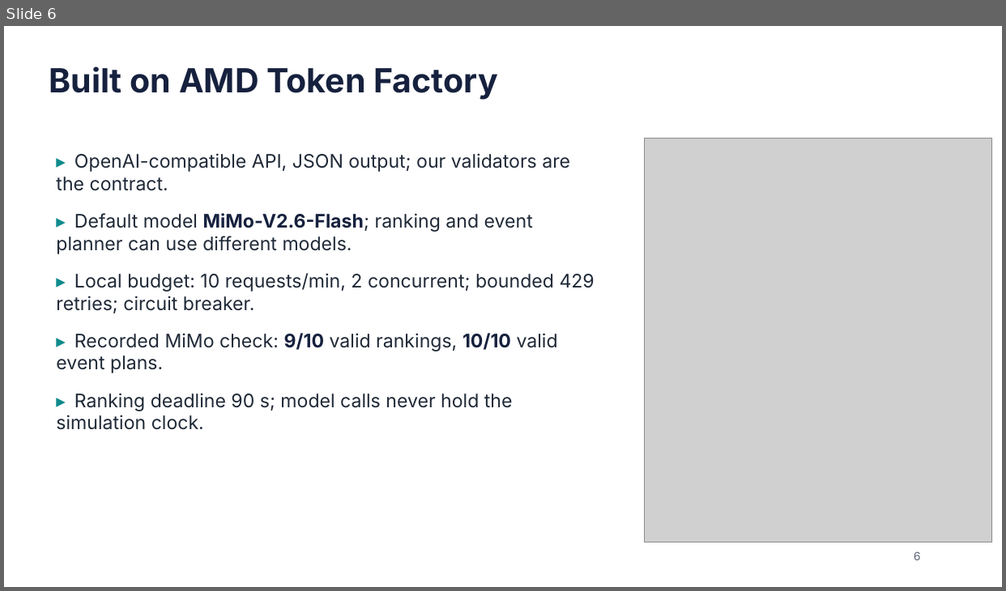
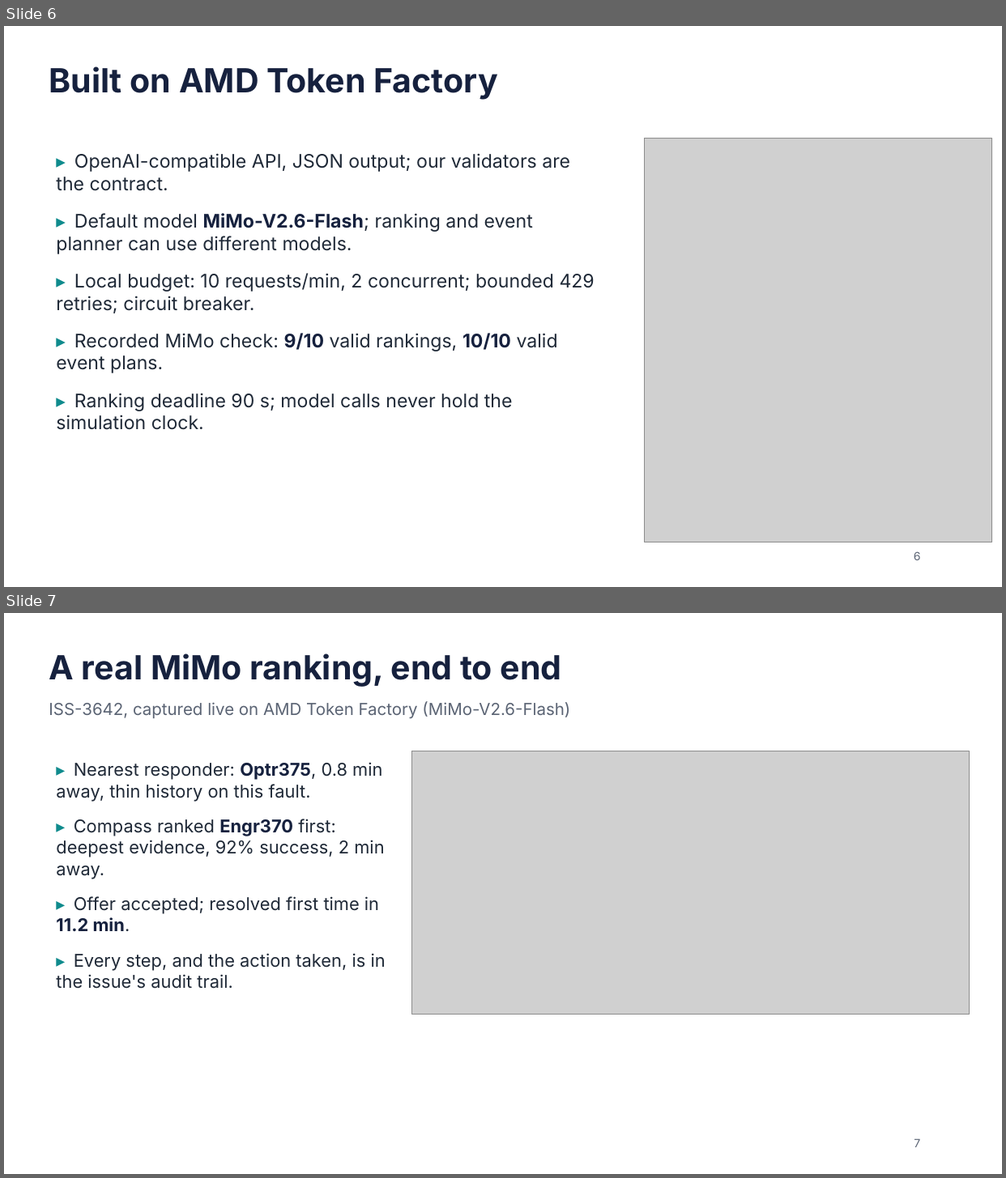
Before and after one commit to e8aura-makodev58/amd-compass, a slide deck: docs/submission/ResponseCompass-deck.pptx. Shown one above the other, each under a label of ours: slide 6 before the commit, slides 6 and 7 after it. The pictures are 1006x591 and 1006x1178 pixels, drawn with LibreOffice and Linux fonts; fonts in the diff are those of the drawing; grey boxes stand for pictures. Boxes give left, top, right and bottom in pixels: in the first picture for what was removed or moved away, otherwise in the second. Text is boxed around its words. In the diff, an @@ line names an element or a change of style, - is before the commit and + after.

```diff
--- a/docs/submission/ResponseCompass-deck.pptx
+++ b/docs/submission/ResponseCompass-deck.pptx
@@ slide 7 added at (x1=4, y1=613, x2=1002, y2=1174), background #FFFFFF @@
@@ text added at (x1=49, y1=653, x2=562, y2=687), 32 pt, text #16213E, bold @@
+A real MiMo ranking, end to end
@@ text added at (x1=49, y1=701, x2=570, y2=719), 16 pt, text #5B6474 @@
+ISS-3642, captured live on AMD Token Factory (MiMo-V2.6-Flash)
@@ picture added at (x1=412, y1=752, x2=970, y2=1015) @@
@@ text added at (x1=56, y1=762, x2=386, y2=989), 17 pt, text #1F2937 @@
+▸ Nearest responder: Optr375, 0.8 min away, thin history on this fault.
+▸ Compass ranked Engr370 first: deepest evidence, 92% success, 2 min away.
+▸ Offer accepted; resolved first time in 11.2 min.
+▸ Every step, and the action taken, is in the issue's audit trail.
@@ text added at (x1=914, y1=1139, x2=920, y2=1148), 11 pt, text #5B6474 @@
+7
```
Also in this commit, not shown: 1 slide removed, 14 other files.
